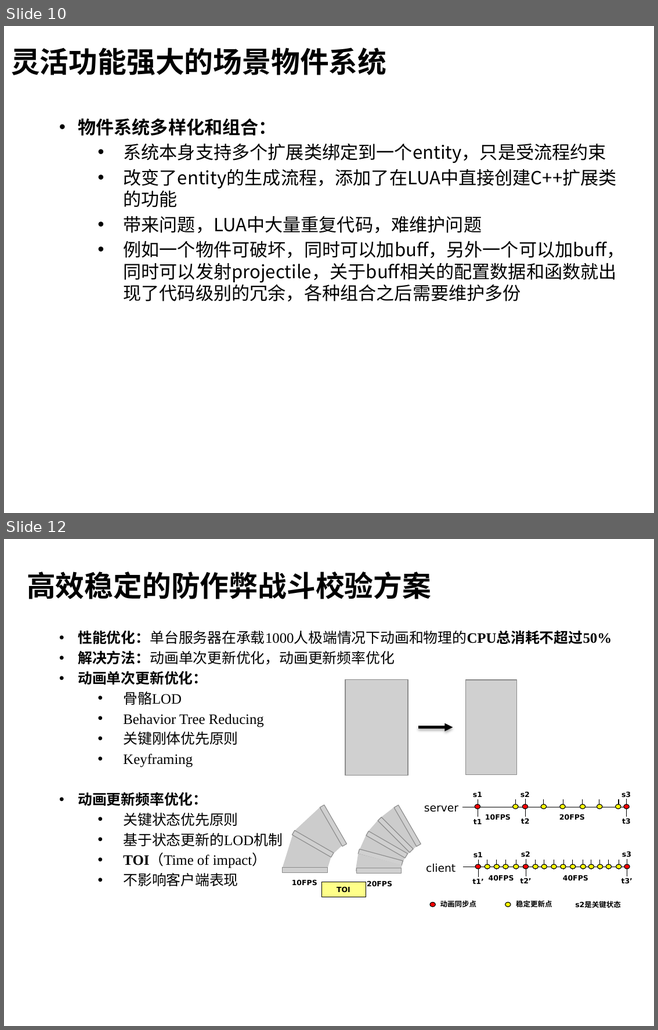
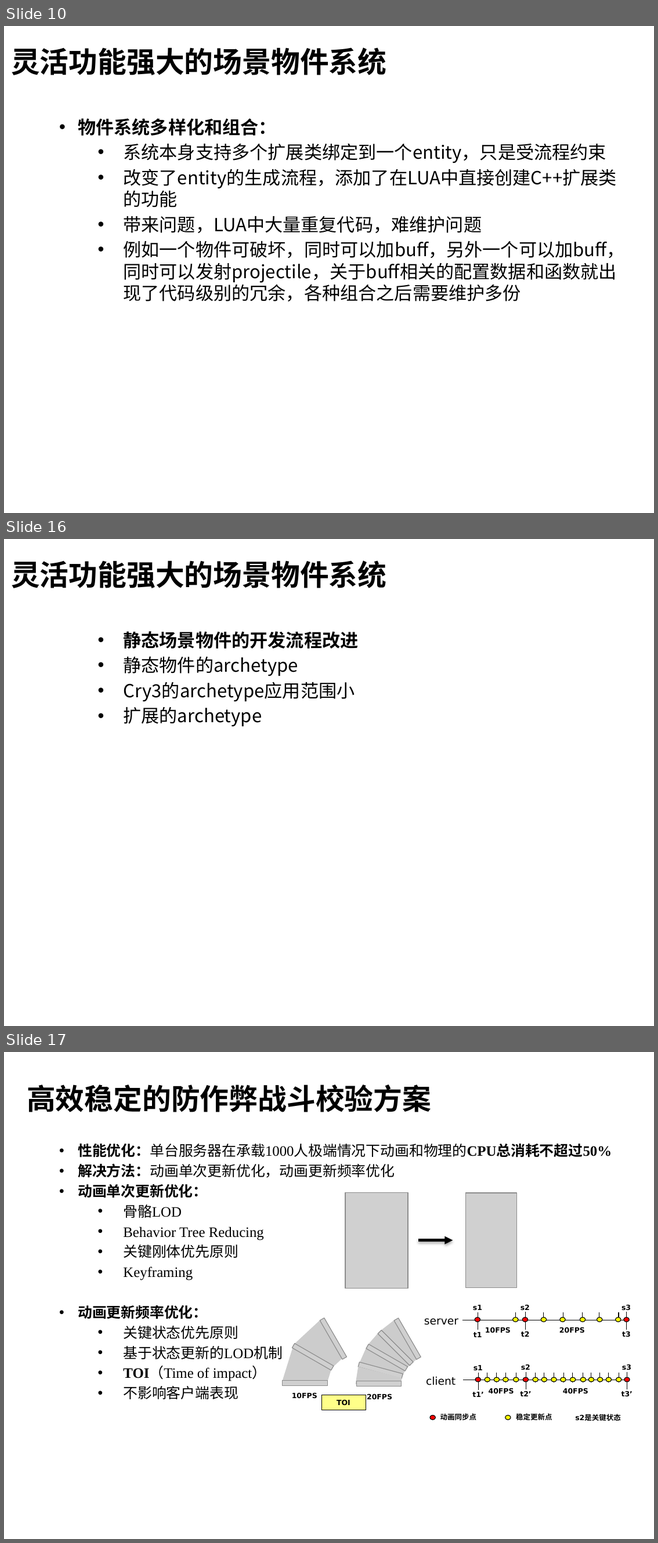
Before and after one commit to henryfung01/StreetFighter, a slide deck: Doc/whitebai.pptx. Shown one above the other, each under a label of ours: slides 10 and 12 before the commit, slides 10, 16 and 17 after it; the slides between them are not shown. The pictures are 658x1030 and 658x1543 pixels, drawn with LibreOffice and Linux fonts; fonts in the diff are those of the drawing; grey boxes stand for pictures; background and template pictures are left out. Boxes give left, top, right and bottom in pixels: in the first picture for what was removed or moved away, otherwise in the second. Text is boxed around its words. In the diff, an @@ line names an element or a change of style, - is before the commit and + after.

```diff
--- a/Doc/whitebai.pptx
+++ b/Doc/whitebai.pptx
@@ slide 16 added at bbox=[4, 539, 654, 1026], background picture (left out) @@
@@ title added at bbox=[11, 560, 386, 588], 32 pt, text #000000, bold @@
+灵活功能强大的场景物件系统
@@ text added at bbox=[123, 631, 358, 727], 20 pt, text #000000 @@
+  • 静态场景物件的开发流程改进
+  • 静态物件的archetype
+  • Cry3的archetype应用范围小
+  • 扩展的archetype
@@ what was slide 12 is now slide 17 @@
```
Also in this commit, not shown: 4 slides changed, 4 other slides added.
